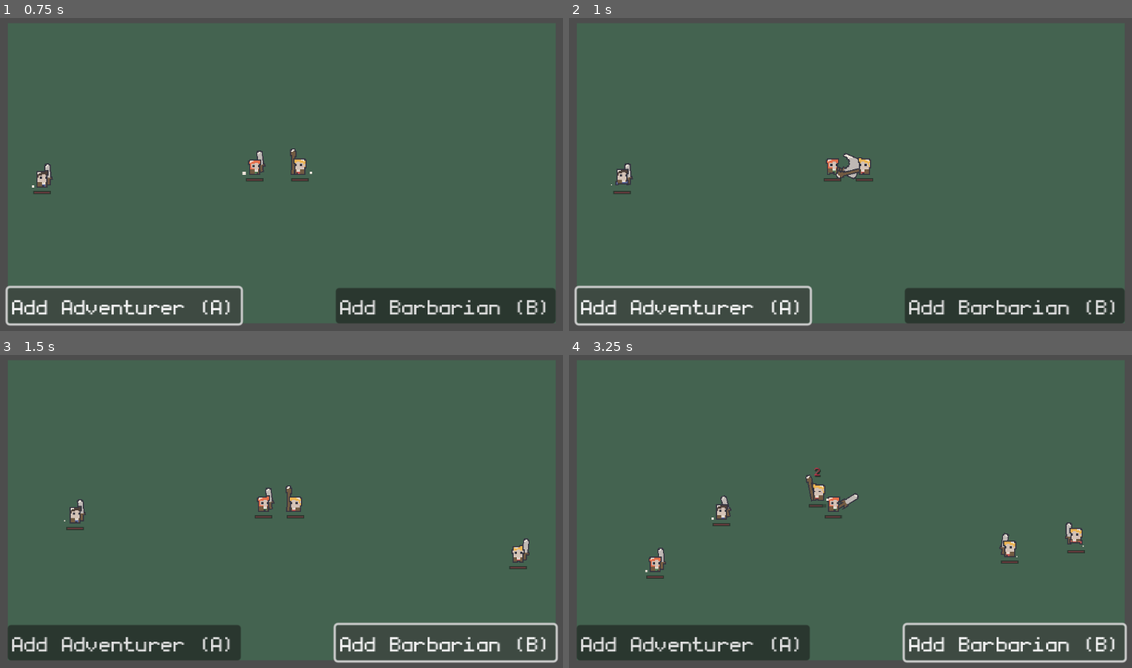
Above: before the commit, frames 1-4 (two rows, left to right).
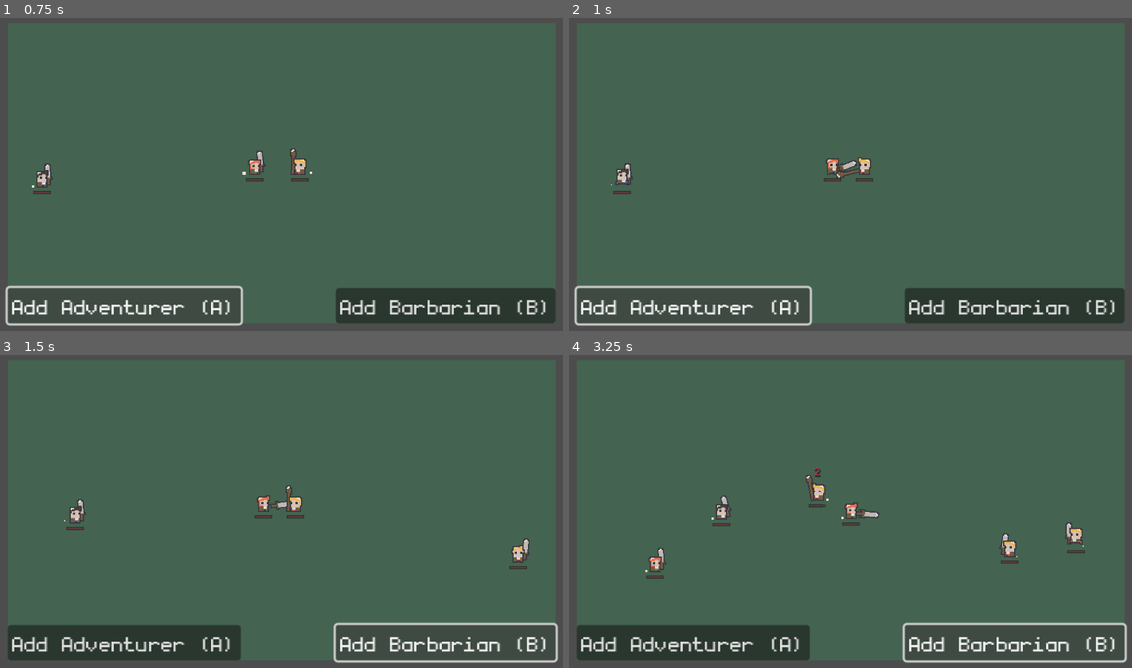
Above: after the commit, the same moments.

Repository: davidballester/godot-arena
Game: Godot game, scene res://scenes/example.tscn
Same seed, same stepped clock (60 frames per second), same inputs: the game is played once before the commit and once after it.
Inputs:
- Up to frame 1 (0.75 s): click "Add Adventurer (A)" at 0.5 s
- Up to frame 2 (1 s): no input
- Up to frame 3 (1.5 s): click "Add Barbarian (B)" at 1.25 s
- Up to frame 4 (3.25 s): click "Add Adventurer (A)" at 2 s; click "Add Barbarian (B)" at 2.75 s

Frame 1 is identical in both runs. In frame 2, 0.1% of the frame differs, in the area x 47-52%, y 43-52%; in frame 3, 0.1%; in frame 4, 0.4%, in the area x 45-56%, y 44-55%.

Commit message:
Create battle controller

Diff:
--- /dev/null
+++ b/controller/battle/battle_controller.gd
@@ -0,0 +1,32 @@
+extends Node
+class_name BattleController
+
+var _battle: Battle
+var _id_to_team: Dictionary
+
+func _ready() -> void:
+	_battle = Battle.new()
+	for child in get_children():
+		if not child is Team:
+			continue
+		var team: Team = child
+		_id_to_team[team.id] = team
+		for team_child in team.get_children():
+			if not team_child is CombatantController:
+				continue
+			var combatant: CombatantController = team_child
+			team.remove_child(combatant)
+			add_combatant(team.id, combatant)
+
+
+func add_team(team: Team) -> void:
+	_id_to_team[team.id] = team
+	add_child(team)
+
+func add_combatant(team_id: String, combatant: CombatantController) -> void:
+	var team: Team = _id_to_team[team_id]
+	combatant.team = team
+	combatant.battle = _battle
+	team.add_child(combatant)
+	combatant.initialize()
+	team.add_combatant(combatant.model)
--- /dev/null
+++ b/controller/battle/battle_controller.tscn
@@ -0,0 +1,6 @@
+[gd_scene load_steps=2 format=3 uid="uid://rr0trrk61o2d"]
+
+[ext_resource type="Script" path="res://controller/battle/battle_controller.gd" id="1_r7lbk"]
+
+[node name="BattleController" type="Node"]
+script = ExtResource("1_r7lbk")
--- a/controller/combatant/combatant_controller.gd
+++ b/controller/combatant/combatant_controller.gd
@@ -14,7 +14,7 @@
 var weapon_view: WeaponView
 var attacking: bool = false
 
-func _ready() -> void:
+func initialize() -> void:
 	view.sprite_frames = sprite_frames
 	view.health = model.health
 	view.initialize()
--- a/scenes/example.gd
+++ b/scenes/example.gd
@@ -17,9 +17,7 @@
 	WeaponController.WeaponType.STAFF
 ]
 
-@onready var adenturers_team: Team = %AdventurersTeam
-@onready var barbarians_team: Team = %BarbariansTeam
-@onready var battle: Battle = %Battle
+@onready var battle: BattleController = %BattleController
 
 func _process(_delta: float) -> void:
 	if Input.is_action_just_pressed("spawn_adventurer"):
@@ -34,28 +32,24 @@
 	_add_barbarian()
 
 func _add_aventurer() -> void:
-	var combatant = _create_combatant(adenturers_team)
-	adenturers_team.add_child(combatant)
-	adenturers_team.add_combatant(combatant.model)
+	var combatant = _create_combatant()
+	battle.add_combatant("adventurers", combatant)
 	var x = 25
 	var y = randf_range(50, 150) + 50
 	combatant.position = Vector2(x, y)
 
 func _add_barbarian() -> void:
-	var combatant = _create_combatant(barbarians_team)
-	barbarians_team.add_child(combatant)
-	barbarians_team.add_combatant(combatant.model)
+	var combatant = _create_combatant()
+	battle.add_combatant("barbarians", combatant)
 	var x = 468
 	var y = randf_range(50, 150) + 50
 	combatant.position = Vector2(x, y)
 
-func _create_combatant(team: Team) -> CombatantController:
+func _create_combatant() -> CombatantController:
 	var combatant: CombatantController = load(
 		"res://controller/combatant/combatant_controller.tscn"
 	).instantiate()
-	combatant.id = team.id + str(randi_range(1, 99999))
-	combatant.team = team
-	combatant.battle = battle
+	combatant.id = str(randi_range(1, 99999))
 	var sprite_frames_path = COMBATANT_SPRITES.pick_random()
 	combatant.sprite_frames = load(sprite_frames_path)
 	var weapon_type = WEAPON_TYPES.pick_random()
--- a/scenes/example.tscn
+++ b/scenes/example.tscn
@@ -2,10 +2,10 @@
 
 [ext_resource type="Script" path="res://scenes/example.gd" id="1_8ssei"]
 [ext_resource type="Theme" uid="uid://cgj53xbuypu2k" path="res://assets/theme/theme.tres" id="2_0icbv"]
-[ext_resource type="Script" path="res://model/battle/battle.gd" id="2_ldbwl"]
 [ext_resource type="TileSet" uid="uid://fkxjgn27jf6m" path="res://assets/terrain/tundraSwampTaigaForestDesert_1.tres" id="2_pwe64"]
 [ext_resource type="Script" path="res://model/team/team.gd" id="3_ny0b6"]
 [ext_resource type="PackedScene" uid="uid://chqawlnduanri" path="res://controller/combatant/combatant_controller.tscn" id="4_xha0t"]
+[ext_resource type="PackedScene" uid="uid://rr0trrk61o2d" path="res://controller/battle/battle_controller.tscn" id="4_ydik6"]
 [ext_resource type="SpriteFrames" uid="uid://cs2hy8mpketdk" path="res://assets/combatant/fPlayer_ [dwarf].tres" id="6_2s5it"]
 [ext_resource type="SpriteFrames" uid="uid://cbsl0mqoauj5s" path="res://assets/combatant/fPlayer_ [elf].tres" id="11_07cwn"]
 
@@ -65,31 +65,30 @@
 position = Vector2(250, 140)
 zoom = Vector2(2, 2)
 
-[node name="Battle" type="Node" parent="Arena"]
+[node name="BattleController" parent="Arena" instance=ExtResource("4_ydik6")]
 unique_name_in_owner = true
-script = ExtResource("2_ldbwl")
 
-[node name="AdventurersTeam" type="Node" parent="Arena/Battle"]
+[node name="AdventurersTeam" type="Node" parent="Arena/BattleController"]
 unique_name_in_owner = true
 script = ExtResource("3_ny0b6")
 id = "adventurers"
 
-[node name="Ignotus" parent="Arena/Battle/AdventurersTeam" node_paths=PackedStringArray("team", "battle") instance=ExtResource("4_xha0t")]
+[node name="Ignotus" parent="Arena/BattleController/AdventurersTeam" node_paths=PackedStringArray("team", "battle") instance=ExtResource("4_xha0t")]
 position = Vector2(195, 125)
 team = NodePath("..")
-battle = NodePath("../..")
+battle = NodePath("")
 sprite_frames = ExtResource("6_2s5it")
 
-[node name="BarbariansTeam" type="Node" parent="Arena/Battle"]
+[node name="BarbariansTeam" type="Node" parent="Arena/BattleController"]
 unique_name_in_owner = true
 script = ExtResource("3_ny0b6")
 id = "barbarians"
 
-[node name="Alex" parent="Arena/Battle/BarbariansTeam" node_paths=PackedStringArray("team", "battle") instance=ExtResource("4_xha0t")]
+[node name="Alex" parent="Arena/BattleController/BarbariansTeam" node_paths=PackedStringArray("team", "battle") instance=ExtResource("4_xha0t")]
 position = Vector2(293, 126)
 id = "alex1234"
 team = NodePath("..")
-battle = NodePath("../..")
+battle = NodePath("")
 sprite_frames = ExtResource("11_07cwn")
 weapon_type = 1
 
